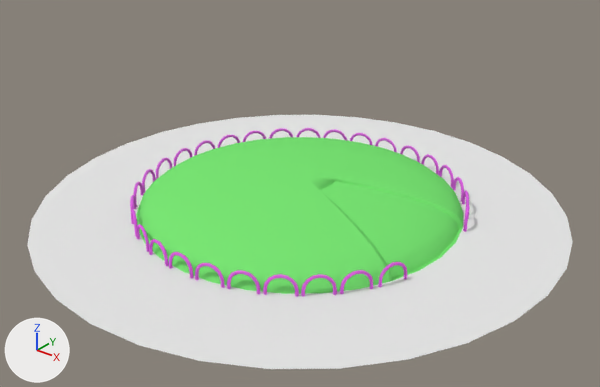
One commit to the Blender file assets/square.blend: the scene before it, then after it.
Both versions are drawn from a camera (50 mm lens) standing at (14.4, -18.0, 11.59) and looking at (0.61, -0.76, 0.91). The axes (+X, +Y, +Z) are drawn at lower left. The lights are the same throughout.

Objects in the first picture: 'ground', 'sidewalk', 'smallFence'.
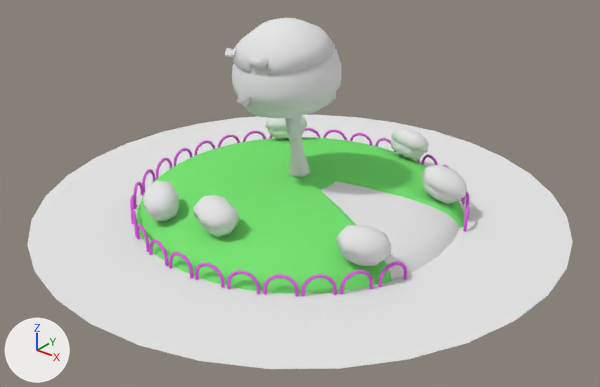
The change, as JSON lines over the scene's bpy script:
```json
{"op": "add", "block": "mat_path", "code": ["mat_path = diffuse_material('path')", "mat_path.base_color = (0.8, 0.8, 0.8)  # white #e7e7e7"]}
{"op": "add", "block": "mat_tree01", "code": ["mat_tree01 = diffuse_material('tree01')", "mat_tree01.base_color = (0.8, 0.8, 0.8)  # white #e7e7e7"]}
{"op": "add", "block": "mat_bush01", "code": ["mat_bush01 = diffuse_material('bush01')", "mat_bush01.base_color = (0.8, 0.8, 0.8)  # white #e7e7e7"]}
{"block": "me_sphere", "where": "me_sphere.from_pydata(...)  # 312 vertices, 279 faces; spans x -5.0..5.0, y -5.0..5.0, z -0.01..0.55"}
{"block": "me_sphere", "where": "# used by ob_ground; location = (0.0, 0.0, 0.0); scale = (1.0, 1.0, 2.05)"}
{"block": "me_sphere", "change": "me_sphere part 1: 28 of the faces centred in x 2.51..4.9, y -1.42..1.42, z -0.01..0.42 switch from mat_ground (green #7ae775) to mat_path (white #e7e7e7)"}
{"block": "me_sphere", "change": "me_sphere part 2: 4 of the faces centred in x 1.53..1.59, y -0.43..0.43, z 0.48 switch from mat_ground (green #7ae775) to mat_path (white #e7e7e7)"}
{"op": "add", "block": "me_cube_012", "code": ["me_cube_012 = bpy.data.meshes.new('Cube.012')", "me_cube_012.from_pydata(...)  # 551 vertices, 500 faces; spans x -1.49..1.18, y -0.02..3.84, z -0.87..1.7", "me_cube_012.materials.append(mat_tree01)  # white #e7e7e7"]}
{"op": "add", "block": "me_cube_002", "code": ["me_cube_002 = bpy.data.meshes.new('Cube.002')", "me_cube_002.from_pydata(...)  # 123 vertices, 94 faces; spans x -0.721..0.737, y -0.21..0.812, z 0.001..0.955", "me_cube_002.materials.append(mat_bush01)  # white #e7e7e7"]}
{"op": "add", "block": "ob_tree01_proxy", "code": ["ob_tree01_proxy = bpy.data.objects.new('tree01_proxy', me_cube_012)", "ob_tree01_proxy.location = (0.0, 0.0, 1.08)", "ob_tree01_proxy.rotation_euler = (1.571, 0.0, 0.0)  # degrees (90, 0, 0)", "ob_tree01_proxy.scale = (1.25, 1.25, 1.25)"]}
{"op": "add", "block": "ob_bush01_proxy", "code": ["ob_bush01_proxy = bpy.data.objects.new('bush01_proxy', me_cube_002)", "ob_bush01_proxy.location = (0.0, -3.9, 0.67)", "ob_bush01_proxy.rotation_euler = (0.237, 0.0618, -0.209)  # degrees (14, 3.5, -12)"]}
{"op": "add", "block": "ob_bush01_proxy_001", "code": ["ob_bush01_proxy_001 = bpy.data.objects.new('bush01_proxy.001', me_cube_002)", "ob_bush01_proxy_001.location = (-2.16, -3.93, 0.51)", "ob_bush01_proxy_001.rotation_euler = (0.236, 0.11, -0.709)  # degrees (14, 6.3, -41)"]}
{"op": "add", "block": "ob_bush01_proxy_002", "code": ["ob_bush01_proxy_002 = bpy.data.objects.new('bush01_proxy.002', me_cube_002)", "ob_bush01_proxy_002.location = (-2.49, 2.39, 0.77)", "ob_bush01_proxy_002.rotation_euler = (-0.21, 0.0078, 0.748)  # degrees (-12, 0.4, 43)"]}
{"op": "add", "block": "ob_bush01_proxy_003", "code": ["ob_bush01_proxy_003 = bpy.data.objects.new('bush01_proxy.003', me_cube_002)", "ob_bush01_proxy_003.location = (1.08, 3.79, 0.72)", "ob_bush01_proxy_003.rotation_euler = (-0.404, 0.0357, -0.318)  # degrees (-23, 2, -18)"]}
{"op": "add", "block": "ob_bush01_proxy_004", "code": ["ob_bush01_proxy_004 = bpy.data.objects.new('bush01_proxy.004', me_cube_002)", "ob_bush01_proxy_004.location = (3.65, 1.81, 0.61)", "ob_bush01_proxy_004.rotation_euler = (0.0114, 0.356, 0.243)  # degrees (0.7, 20, 14)"]}
{"op": "add", "block": "ob_bush01_proxy_005", "code": ["ob_bush01_proxy_005 = bpy.data.objects.new('bush01_proxy.005', me_cube_002)", "ob_bush01_proxy_005.location = (3.94, -2.5, 0.48)", "ob_bush01_proxy_005.rotation_euler = (0.252, 0.193, 0.561)  # degrees (14, 11, 32)"]}
```

Changed parts and their boxes [x1, y1, x2, y2] in the pictures (600 x 387 px):
```json
{"object": "tree01_proxy", "change": "added", "after": [225, 18, 341, 177]}
{"object": "bush01_proxy.005", "change": "added", "after": [336, 225, 391, 266]}
{"object": "bush01_proxy", "change": "added", "after": [194, 195, 240, 237]}
{"object": "bush01_proxy.004", "change": "added", "after": [422, 165, 467, 204]}
{"object": "bush01_proxy.001", "change": "added", "after": [143, 181, 179, 221]}
{"object": "bush01_proxy.003", "change": "added", "after": [391, 127, 429, 160]}
{"object": "bush01_proxy.002", "change": "added", "after": [265, 116, 307, 140]}
{"part": 1, "of": "me_sphere", "change": "recoloured", "before": [337, 188, 463, 281], "after": [337, 188, 463, 281], "on screen": "green to white"}
{"part": 2, "of": "me_sphere", "change": "recoloured", "before": [321, 181, 365, 205], "after": [321, 181, 365, 205], "on screen": "green to white"}
```
